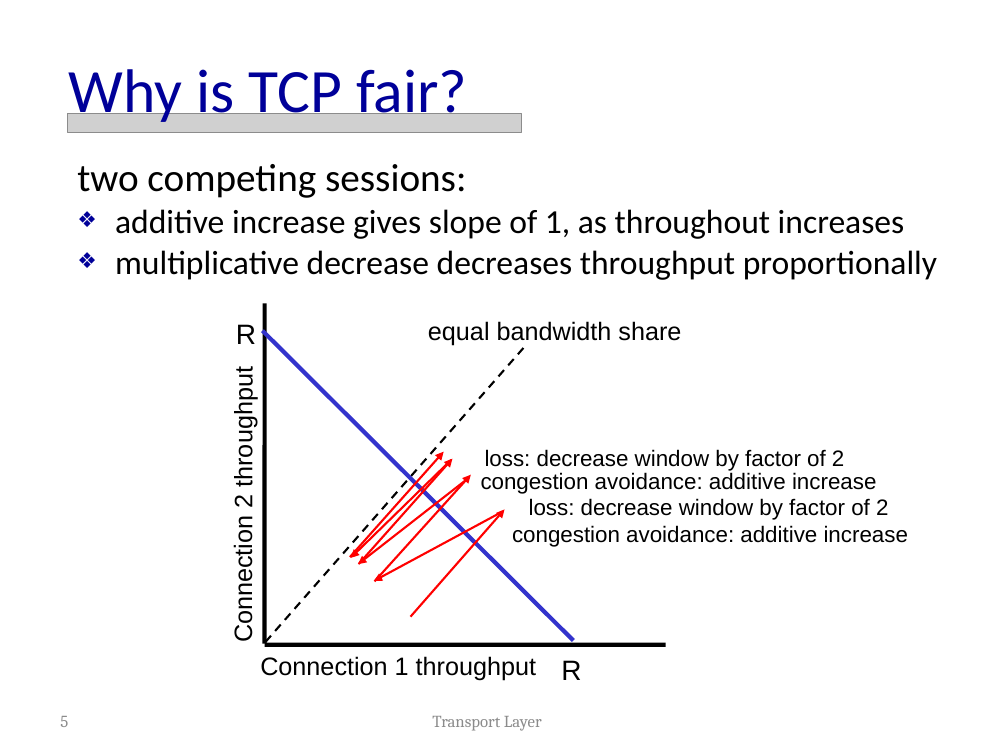
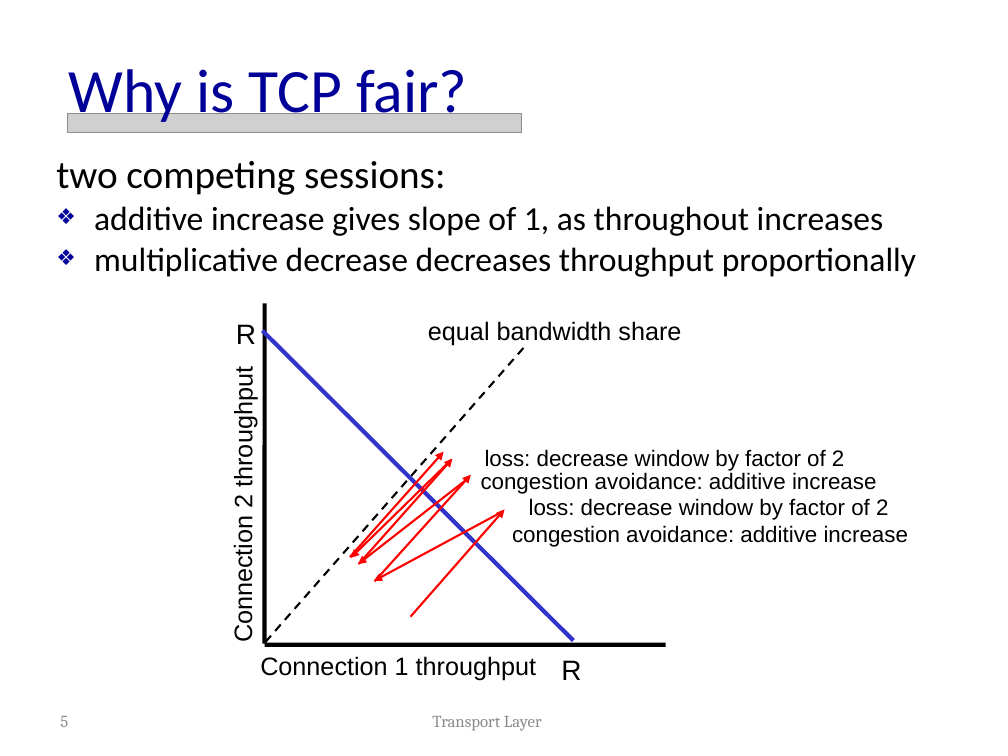
Before and after one commit to guiwecgdiu/UniversityOfBristol, a slide deck: slide 5 of Networked System and Applications/week 14/EENGM0009-1-10-Transport Layer-TCP Throughput and Fairness(1).pptx. Drawn at 1008x756 pixels with LibreOffice and Linux fonts; fonts in the diff are those of the drawing; grey boxes stand for pictures. Boxes give left, top, right and bottom in pixels: in the first picture for what was removed or moved away, otherwise in the second. Text is boxed around its words. In the diff, an @@ line names an element or a change of style, - is before the commit and + after.

```diff
--- a/Networked System and Applications/week 14/EENGM0009-1-10-Transport Layer-TCP Throughput and Fairness(1).pptx
+++ b/Networked System and Applications/week 14/EENGM0009-1-10-Transport Layer-TCP Throughput and Fairness(1).pptx
@@ text "two competing sessions:": place and size @@
-text "two competing sessions:" at [77,164,937,280]
+text "two competing sessions:" at [56,161,916,277]
```
Also in this commit, not shown: 35 other files.
